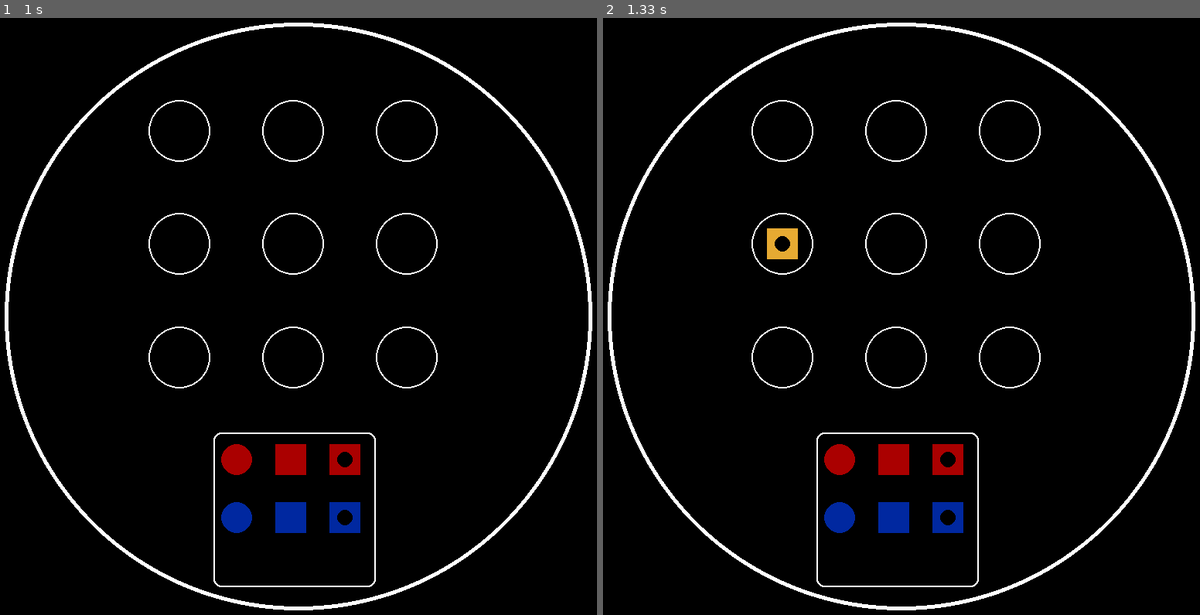
Above: before the commit, frames 1-2 (left to right).
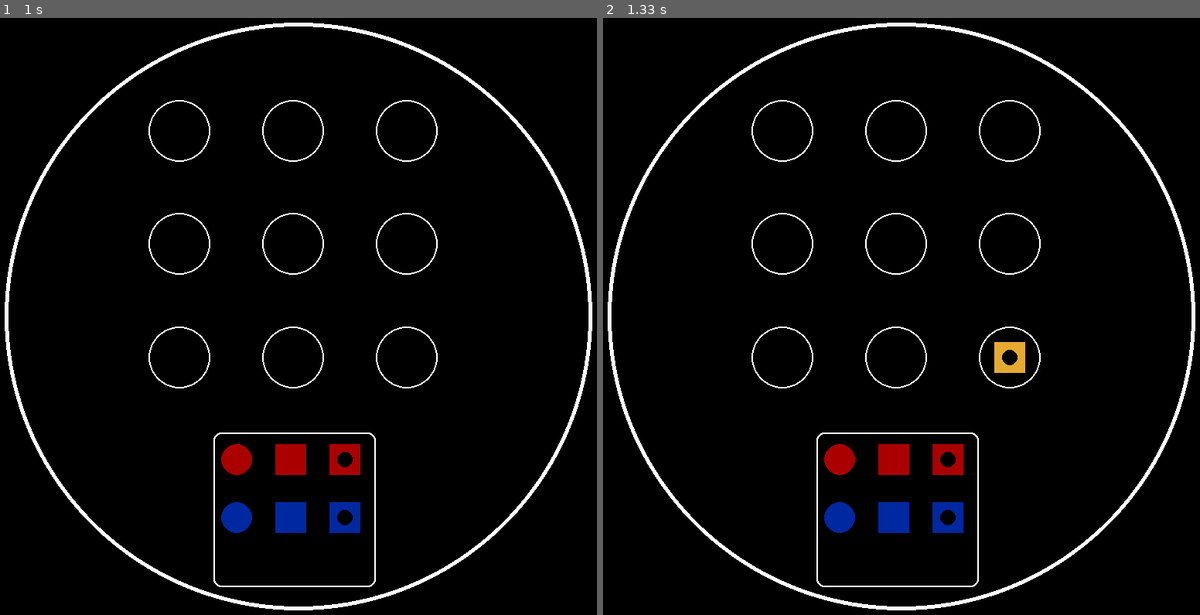
Above: after the commit, the same moments.

Repository: Jakub93-vim/PyGame
Game: pygame game, started from Quarto Game.py
Same seed, same stepped clock (60 frames per second), same inputs: the game is played once before the commit and once after it.
Inputs (mouse positions are in pixels of both pictures, inside the frame that each line leads up to):
- Up to frame 1 (1 s): move the mouse to (358, 453) at 0.83 s
- Up to frame 2 (1.33 s): click (961, 453) at 1 s

Frame 1 is identical in both runs. In frame 2, 0.4% of the frame differs, in the area x 27-71%, y 35-60%.

Commit message:
Selection ang moving tokens

Diff:
--- a/Quarto Game.py
+++ b/Quarto Game.py
@@ -89,7 +89,7 @@
 
 tokens.extend([Red_1, Red_2, Red_3, Blue_1, Blue_2, Blue_3])
 
-setOfPosition = set()
+listOfPosition = []
 def drawGamefield(surface):
 
     numCircles = 3
@@ -104,23 +104,22 @@
             circle_y_pos = height/5 + spaceBetween*y
             pygame.draw.circle(surface, (255,255,255), (circle_x_pos, circle_y_pos), 40, width = 2)
 
-            print (circle_x_pos, circle_y_pos)
-
             circle_x_pos = int(circle_x_pos)
             circle_y_pos = int(circle_y_pos)
-            setOfPosition.add((circle_x_pos,circle_y_pos))
-            print(setOfPosition)
+            if ((circle_x_pos, circle_y_pos)) not in listOfPosition:
+                listOfPosition.append((circle_x_pos, circle_y_pos))
+            print(circle_x_pos, circle_y_pos)
+            print (listOfPosition)
 
-            #values from the end
+    circPosDict(listOfPosition)
 
-    circPosDict(setOfPosition)
-    print (setOfPosition)
 positionDict = {}
-def circPosDict(setOfPosition):
+def circPosDict(listOfPosition):
     letterPosition = ["A","B","C"]
     numberPosition = ["1","2","3"]
 
-    for value in setOfPosition:
+
+    for value in listOfPosition:
         for letter in letterPosition:
             for number in numberPosition:
                 positionDict[letter + number] = value
